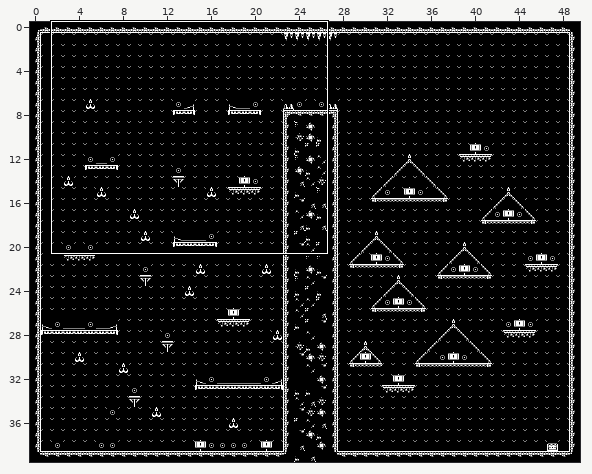
One commit to this Tiled map (JSON): assets/tilesets/level3.tmj. Above, an overview of the earlier version with the close-up marked.
Close-up. First the earlier version:
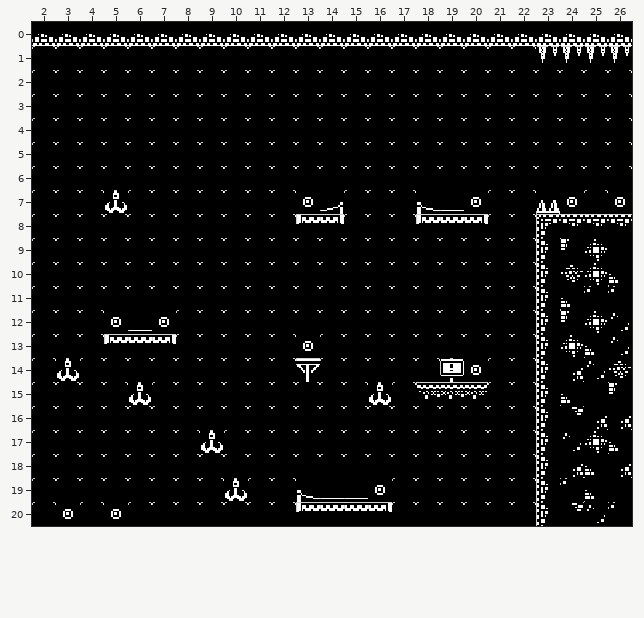
Cells are 16x16 px. Shown: x 2..26, y 0..20. The commit also changed other parts of the map, which this record leaves out.
The result:
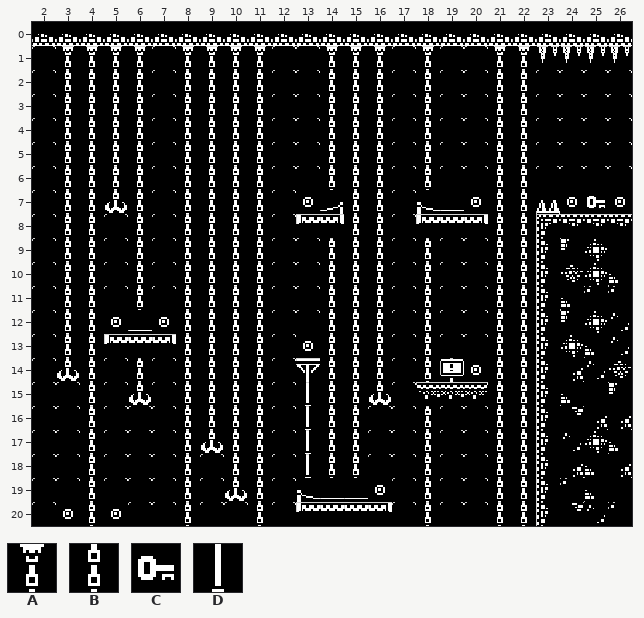
Key: from "base_black": A 3, B 23, C 96, D 221.
_ is an empty cell.
Tiles of an added or newly shown layer are drawn over the layers below it.
Diff:
Changed rows in their new state; . is an unchanged cell.
Layer "Background" (now shown):
first column x 3:
 1 AAAA.AAAA..AAA.A..AA
 2 BBBB.BBBB..BBB.B..BB
 3 BBBB.BBBB..BBB.B..BB
 4 BBBB.BBBB..BBB.B..BB
 5 BBBB.BBBB..BBB.B..BB
 6 BBBB.BBBB..BBB.B..BB
 7 BB.B.BBBB...BB....BB
 8 BB.B.BBBB...BB....BB
 9 BB.B.BBBB..BBB.B..BB
10 BB.B.BBBB..BBB.B..BB
11 BB.B.BBBB..BBB.B..BB
12 BB...BBBB..BBB.B..BB
13 BB...BBBB..BBB.B..BB
14 .B.B.BBBB..BBB.B..BB
15 .B...BBBB.DBB.....BB
16 .B...BBBB.DBB..B..BB
17 .B...B.BB.DBB..B..BB
18 .B...B.BB.DBB..B..BB
19 .B...B..B......B..BB
20 .B...B..B......B..BB
Layer "Key" (now shown):
first column x 25:
 7 C
